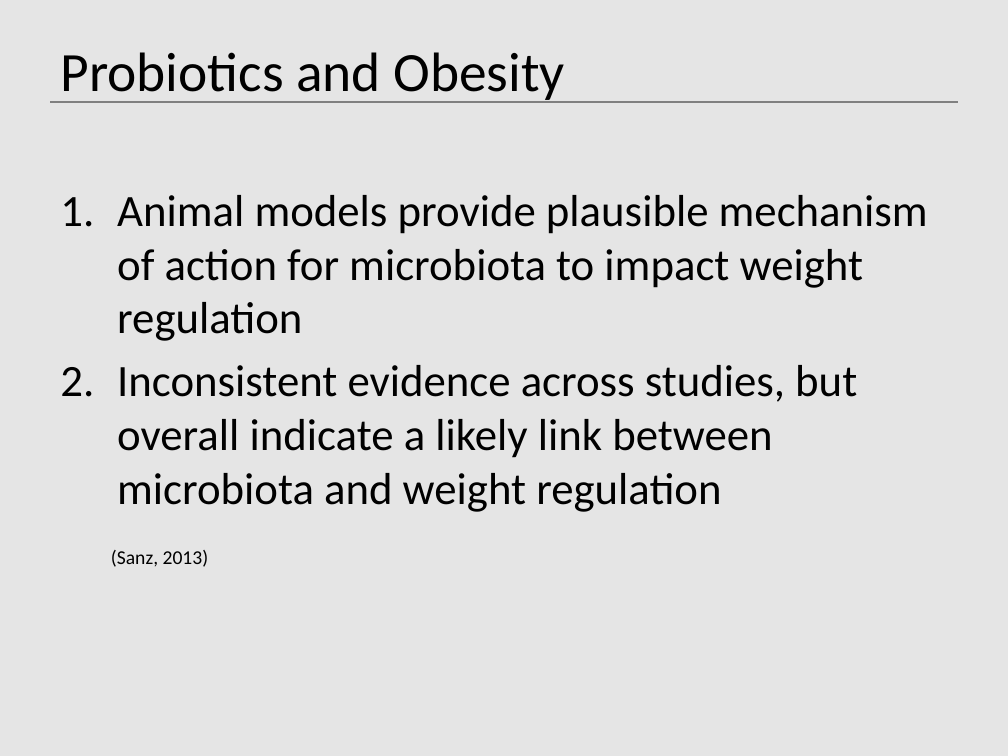
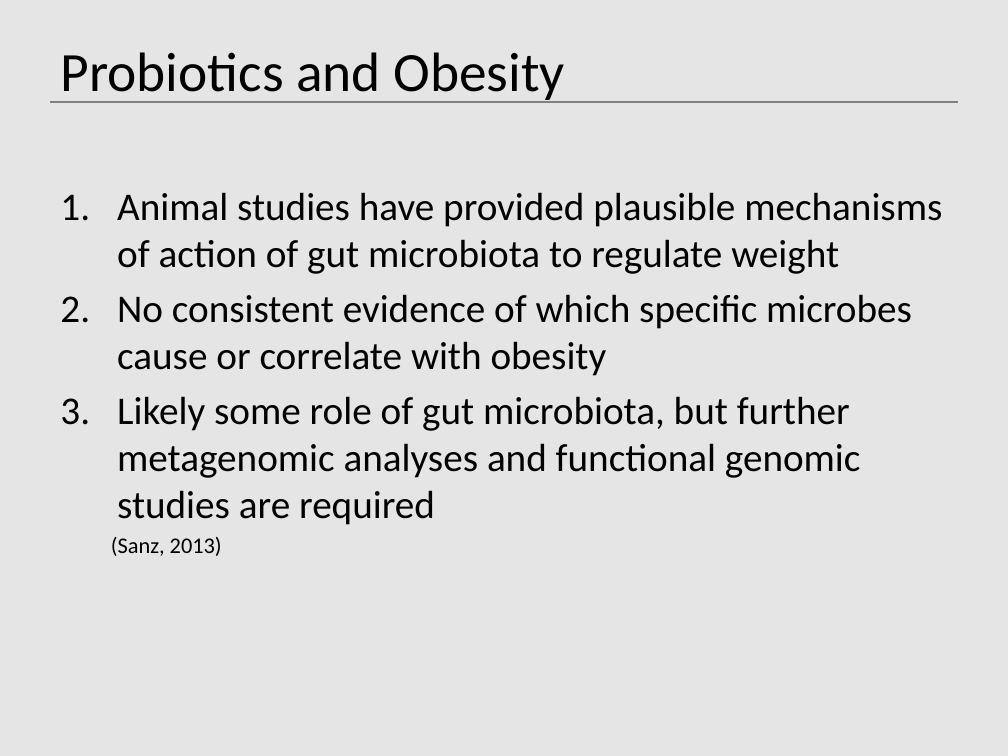
Before and after one commit to digideskio/graduateWork, a slide deck: slide 7 of Courses/TBMH 5054/Presentations/01_20_2015.pptx (slide 5 before the commit). Drawn at 1008x756 pixels with LibreOffice and Linux fonts; fonts in the diff are those of the drawing. Boxes give left, top, right and bottom in pixels: in the first picture for what was removed or moved away, otherwise in the second. Text is boxed around its words. In the diff, an @@ line names an element or a change of style, - is before the commit and + after.

```diff
--- a/Courses/TBMH 5054/Presentations/01_20_2015.pptx
+++ b/Courses/TBMH 5054/Presentations/01_20_2015.pptx
@@ text at bbox=[117, 192, 942, 525]: text changed; size 32 to 28 pt @@
-1. Animal models provide plausible mechanism of action for microbiota to impact weight regulation
-2. Inconsistent evidence across studies, but overall indicate a likely link between microbiota and weight regulation
+1. Animal studies have provided plausible mechanisms of action of gut microbiota to regulate weight
+2. No consistent evidence of which specific microbes cause or correlate with obesity
+3. Likely some role of gut microbiota, but further metagenomic analyses and functional genomic studies are required
@@ text at bbox=[111, 537, 222, 556]: size 14 to 16 pt in "(Sanz, 2013)" @@
```
Also in this commit, not shown: 6 other slides changed, 1 slide removed.
